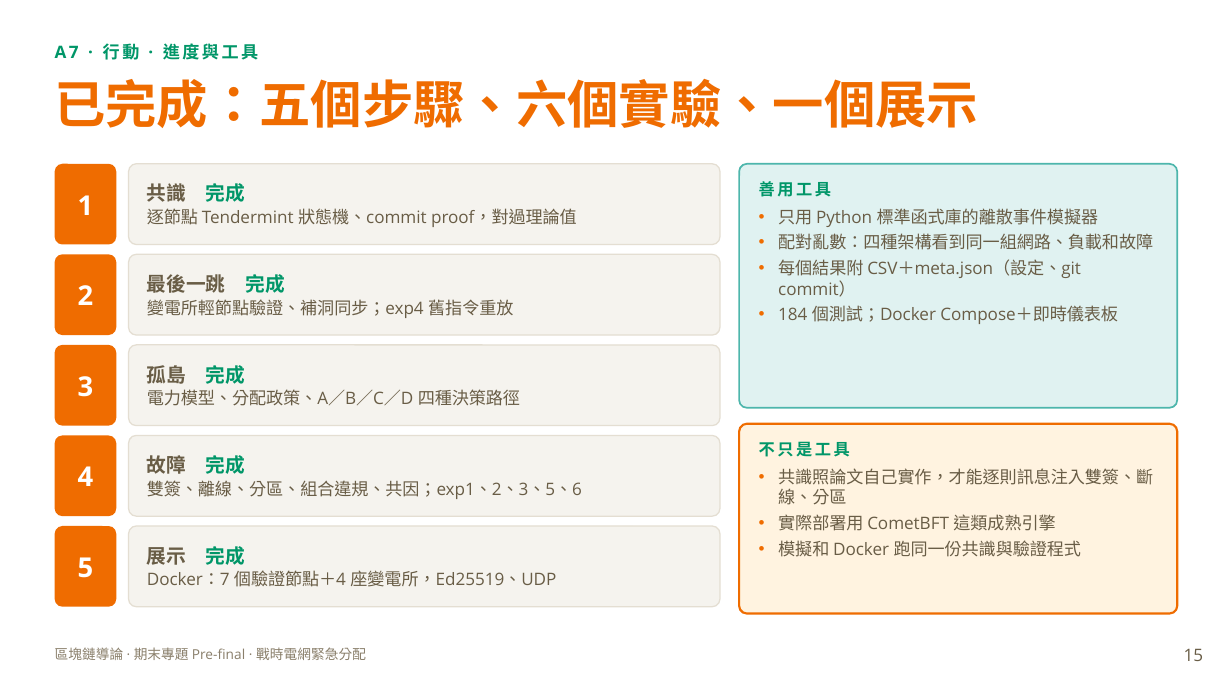
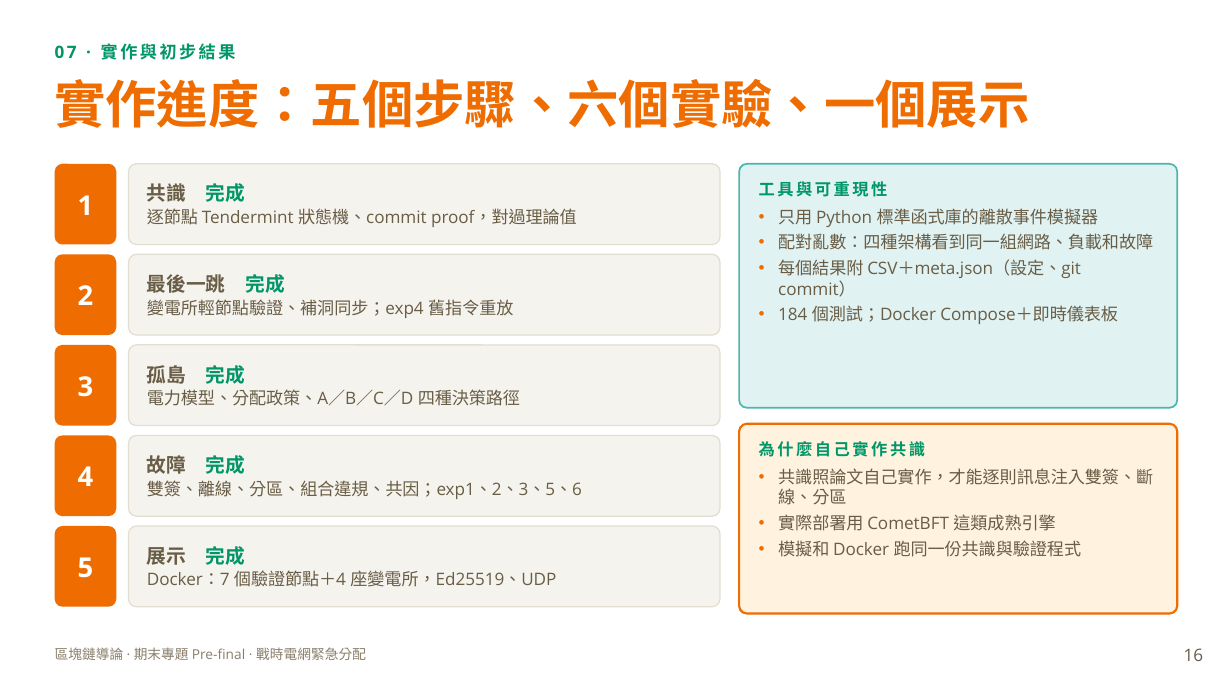
Before and after one commit to XXXaBg3619/grid-quorum, a slide deck: slide 16 of 期末前報告_戰時電網緊急分配.pptx (slide 15 before the commit). Drawn at 1232x693 pixels with LibreOffice and Linux fonts; fonts in the diff are those of the drawing. Boxes give left, top, right and bottom in pixels: in the first picture for what was removed or moved away, otherwise in the second. Text is boxed around its words. In the diff, an @@ line names an element or a change of style, - is before the commit and + after.

```diff
--- a/期末前報告_戰時電網緊急分配.pptx
+++ b/期末前報告_戰時電網緊急分配.pptx
@@ text at (55,43,236,60): text changed @@
-A7 · 行動 · 進度與工具
+07 · 實作與初步結果
@@ title at (54,79,1029,128): text changed @@
-已完成：五個步驟、六個實驗、一個展示
+實作進度：五個步驟、六個實驗、一個展示
@@ text in rounded rectangle at (759,179,887,201): text changed @@
-善用工具
+工具與可重現性
@@ text in rounded rectangle at (759,441,925,457): text changed @@
-不只是工具
+為什麼自己實作共識
@@ page number at (1184,648,1203,661): text changed @@
-15
+16
```
Also in this commit, not shown: 15 other slides changed, 2 slides added, 1 slide removed.
